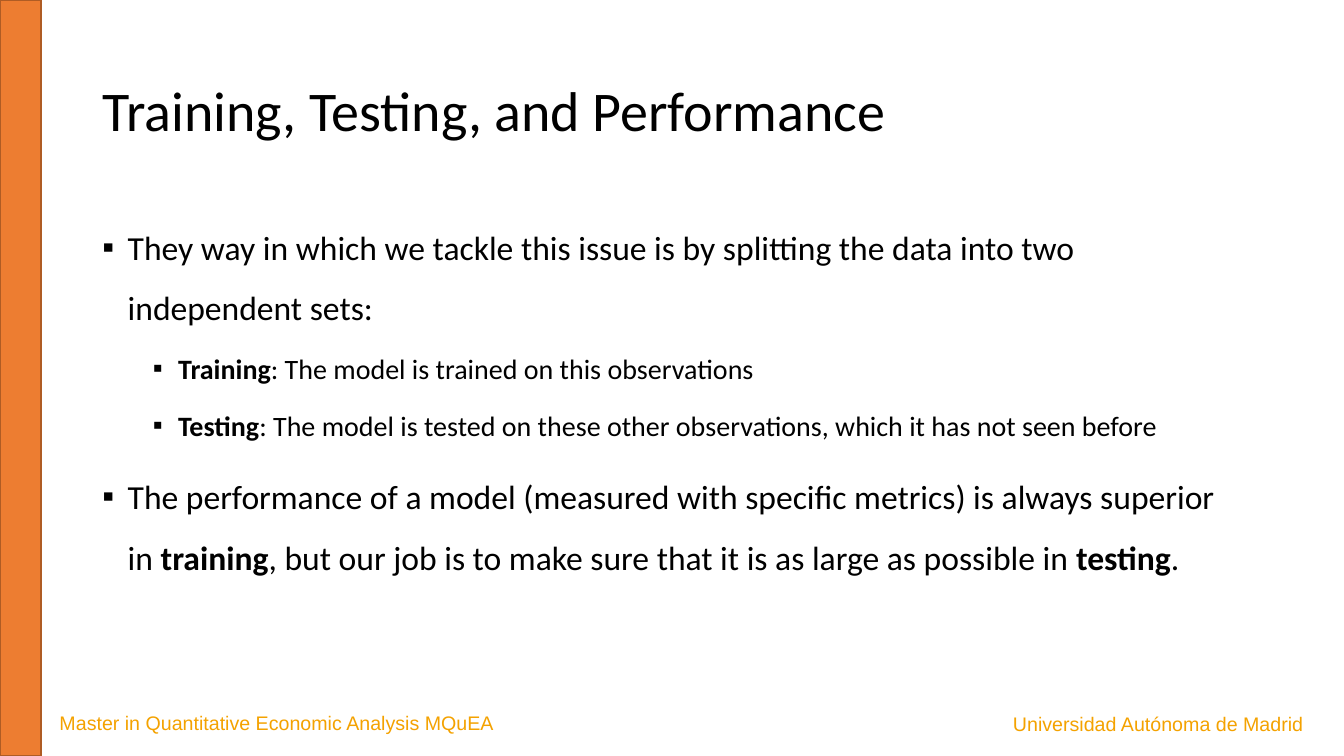
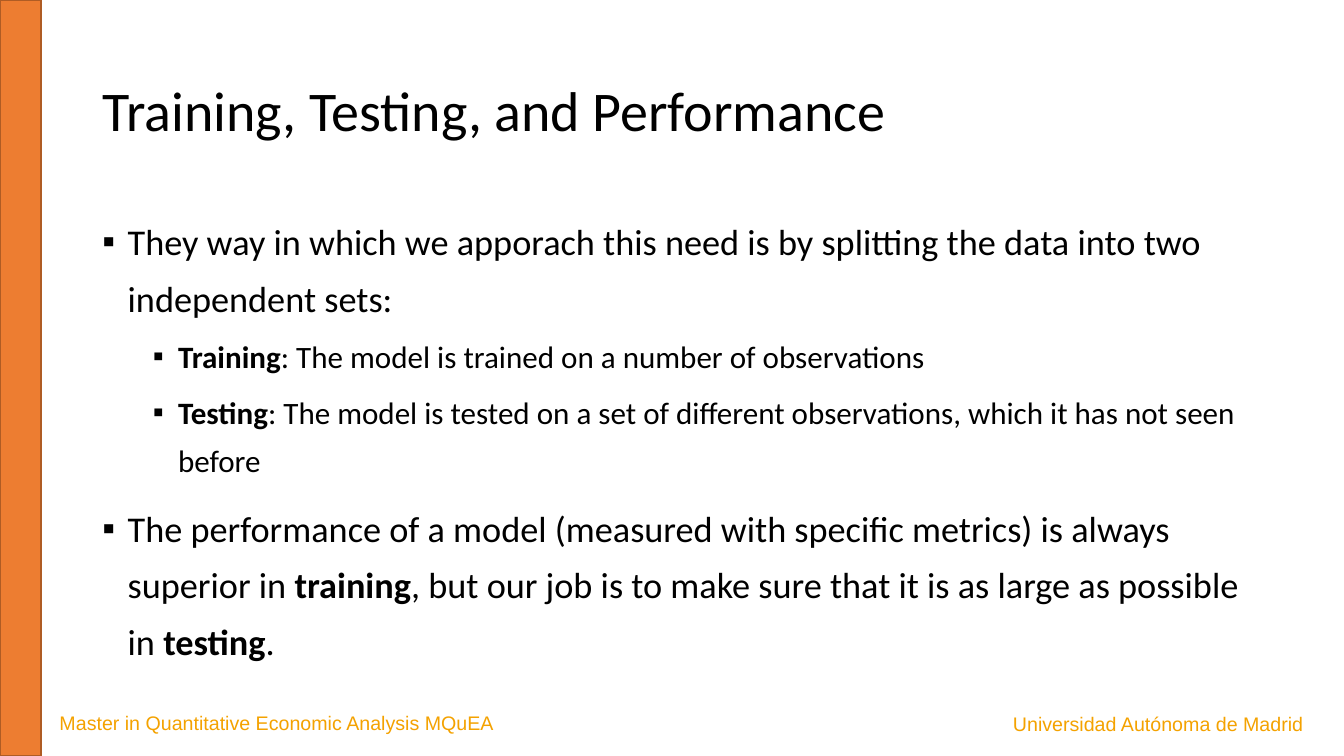
Before and after one commit to JavierBas/IMLEF-MQuEA, a slide deck: slide 10 of Course content/Slides/Topic 1 What is ML.pptx. Drawn at 1344x756 pixels with LibreOffice and Linux fonts; fonts in the diff are those of the drawing. Boxes give left, top, right and bottom in pixels: in the first picture for what was removed or moved away, otherwise in the second. Text is boxed around its words. In the diff, an @@ line names an element or a change of style, - is before the commit and + after.

```diff
--- a/Course content/Slides/Topic 1 What is ML.pptx
+++ b/Course content/Slides/Topic 1 What is ML.pptx
@@ text at (128,229,1234,473): text changed; size 20 to 22.2 pt @@
-▪ They way in which we tackle this issue is by splitting the data into two independent sets:
-  ▪ Training: The model is trained on this observations
-  ▪ Testing: The model is tested on these other observations, which it has not seen before
+▪ They way in which we apporach this need is by splitting the data into two independent sets:
+  ▪ Training: The model is trained on a number of observations
+  ▪ Testing: The model is tested on a set of different observations, which it has not seen before
@@ text at (128,515,1238,661): size 24 to 25.9 pt in "The performance of a model (measured with ..."; line spacing 1.5 to 1.3 @@
```
Also in this commit, not shown: 11 other slides changed, 2 slides added, 9 other files.
